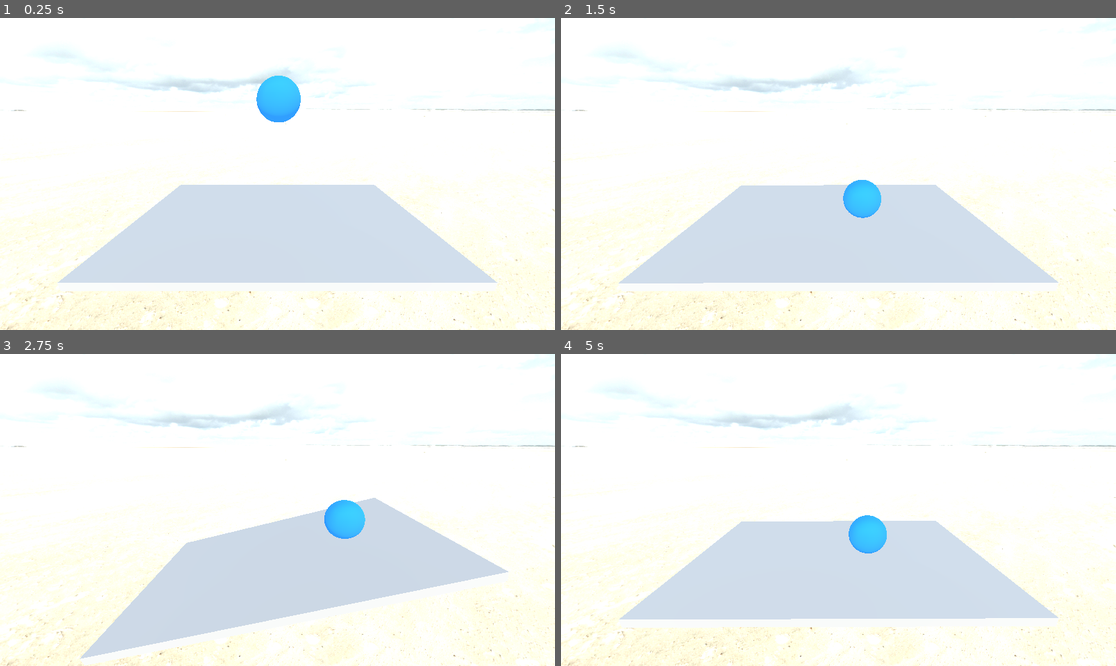
Above: before the commit, frames 1-4 (two rows, left to right).
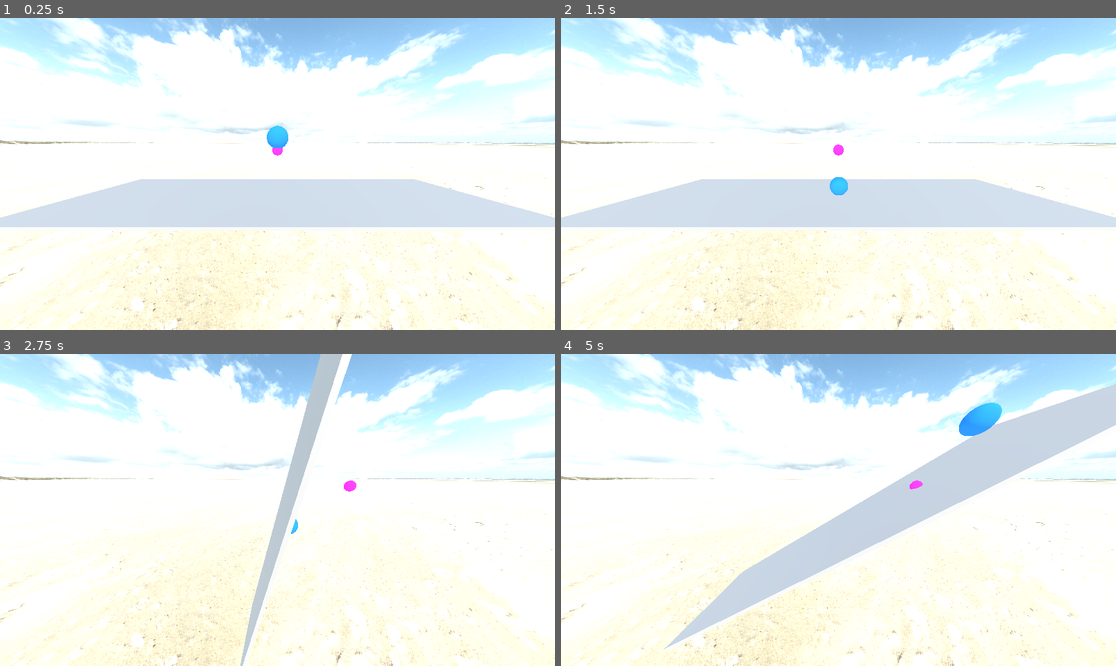
Above: after the commit, the same moments.

Repository: Repsak05/ReinforcementRobot
Game: Godot game, scene res://main.tscn
Two runs of this game, one before a commit and one after it. Both use one fixed random seed, a clock stepped at 60 frames per second and the inputs below.
Inputs:
- Up to frame 1 (0.25 s): no input
- Up to frame 2 (1.5 s): hold A (a) 0.53-1.28 s; tap D (d) at 0.8, 1.35 s
- Up to frame 3 (2.75 s): tap E (e, bound only after the commit) at 1.55 s; hold E (e, bound only after the commit) from 2.03 s (still down); tap Q (q, bound only after the commit) at 2.3 s
- Up to frame 4 (5 s): release E (e, bound only after the commit) at 2.78 s; tap Q (q, bound only after the commit) at 2.85 s; tap A (a) at 3.05 s; hold A (a) 3.53-4.28 s; tap D (d) at 3.8, 4.35 s; tap E (e, bound only after the commit) at 4.55 s

The runs differ from the first frame. In frame 1, 38% of the frame differs, in the area x 0-100%, y 0-100%; in frame 2, 38%; in frame 3, 37%; in frame 4, 40%.

Commit message:
diddlydum fjiddleleyfkum

Diff:
--- a/Godot/rulleMarie/logic_ai.gd
+++ b/Godot/rulleMarie/logic_ai.gd
@@ -2,9 +2,10 @@
 
 @onready var platform = $Bodys/platform
 @onready var ball = $Bodys/ball
+@onready var setPoint = $setPoint
 
 func _process(delta):
 
-	platform.rotation = Vector3(0, 0,   pow(ball.transform.origin.x, 5)) * delta
+	platform.rotation = Vector3(0, 0,5 * pow(ball.transform.origin.x - setPoint.transform.origin.x, 3)) * delta
 
 	pass
--- a/Godot/rulleMarie/main.tscn
+++ b/Godot/rulleMarie/main.tscn
@@ -1,9 +1,10 @@
-[gd_scene load_steps=13 format=3 uid="uid://bmxpigux2yf2t"]
+[gd_scene load_steps=16 format=3 uid="uid://bmxpigux2yf2t"]
 
 [ext_resource type="Script" uid="uid://cfwumjrirhsep" path="res://platform.gd" id="1_ig7tw"]
 [ext_resource type="Texture2D" uid="uid://c7e4tcdgyl3wp" path="res://assets/images/sky.jpg" id="2_0xm2m"]
 [ext_resource type="Script" uid="uid://duerrt6i25it1" path="res://logic_ai.gd" id="2_1bvp3"]
 [ext_resource type="Script" uid="uid://da7c7abxnefhb" path="res://ball.gd" id="3_h2yge"]
+[ext_resource type="Script" uid="uid://18mtq2u3okju" path="res://set_point.gd" id="5_lquwl"]
 
 [sub_resource type="PanoramaSkyMaterial" id="PanoramaSkyMaterial_h2yge"]
 panorama = ExtResource("2_0xm2m")
@@ -27,12 +28,19 @@
 
 [sub_resource type="SphereShape3D" id="SphereShape3D_0xm2m"]
 
+[sub_resource type="StandardMaterial3D" id="StandardMaterial3D_1bvp3"]
+albedo_color = Color(1, 0.0666667, 1, 1)
+
+[sub_resource type="SphereMesh" id="SphereMesh_lquwl"]
+material = SubResource("StandardMaterial3D_1bvp3")
+
 [node name="main" type="Node"]
 
 [node name="cameras" type="Node" parent="."]
 
 [node name="Camera3D" type="Camera3D" parent="cameras"]
 transform = Transform3D(1, 0, 0, 0, 0.951186, 0.308619, 0, -0.308619, 0.951186, 0, 2.366, 4.925)
+fov = 115.0
 
 [node name="environment" type="Node" parent="."]
 
@@ -49,7 +57,7 @@
 [node name="Bodys" type="Node" parent="LogicAI"]
 
 [node name="platform" type="StaticBody3D" parent="LogicAI/Bodys"]
-transform = Transform3D(7.34811, 0, 0, 0, 0.174225, 0, 0, 0, 4.52341, 0, -0.494275, 0)
+transform = Transform3D(21.2999, 0, 0, 0, 0.173379, 0, 0, 0, 4.50144, 0, -0.494275, 0)
 script = ExtResource("1_ig7tw")
 
 [node name="MeshInstance3D" type="MeshInstance3D" parent="LogicAI/Bodys/platform"]
@@ -60,6 +68,7 @@
 
 [node name="ball" type="RigidBody3D" parent="LogicAI/Bodys"]
 transform = Transform3D(1, 0, 0, 0, 1, 0, 0, 0, 1, 0, 2.82525, 0)
+mass = 5.0
 script = ExtResource("3_h2yge")
 
 [node name="MeshInstance3D" type="MeshInstance3D" parent="LogicAI/Bodys/ball"]
@@ -68,3 +77,10 @@
 
 [node name="CollisionShape3D" type="CollisionShape3D" parent="LogicAI/Bodys/ball"]
 shape = SubResource("SphereShape3D_0xm2m")
+
+[node name="setPoint" type="Node3D" parent="LogicAI"]
+script = ExtResource("5_lquwl")
+
+[node name="MeshInstance3D" type="MeshInstance3D" parent="LogicAI/setPoint"]
+transform = Transform3D(0.505, 0, 0, 0, 0.505, 0, 0, 0, 0.505, 0, 1.98396, 0)
+mesh = SubResource("SphereMesh_lquwl")
--- a/Godot/rulleMarie/project.godot
+++ b/Godot/rulleMarie/project.godot
@@ -27,3 +27,13 @@
 "events": [Object(InputEventKey,"resource_local_to_scene":false,"resource_name":"","device":-1,"window_id":0,"alt_press …(192 unchanged characters)…
 ]
 }
+q={
+"deadzone": 0.2,
+"events": [Object(InputEventKey,"resource_local_to_scene":false,"resource_name":"","device":-1,"window_id":0,"alt_pressed":false,"shift_pressed":false,"ctrl_pressed":false,"meta_pressed":false,"pressed":false,"keycode":0,"physical_keycode":81,"key_label":0,"unicode":113,"location":0,"echo":false,"script":null)
+]
+}
+e={
+"deadzone": 0.2,
+"events": [Object(InputEventKey,"resource_local_to_scene":false,"resource_name":"","device":-1,"window_id":0,"alt_pressed":false,"shift_pressed":false,"ctrl_pressed":false,"meta_pressed":false,"pressed":false,"keycode":0,"physical_keycode":69,"key_label":0,"unicode":101,"location":0,"echo":false,"script":null)
+]
+}
--- /dev/null
+++ b/Godot/rulleMarie/set_point.gd
@@ -0,0 +1,11 @@
+extends Node3D
+
+@export var speed = 5
+
+func _process(delta):
+
+	if Input.is_action_pressed("q"):
+		self.position.x -= speed * delta
+
+	if Input.is_action_pressed("e"):
+		self.position.x += speed * delta
Not shown, added: Godot/rulleMarie/set_point.gd.uid
